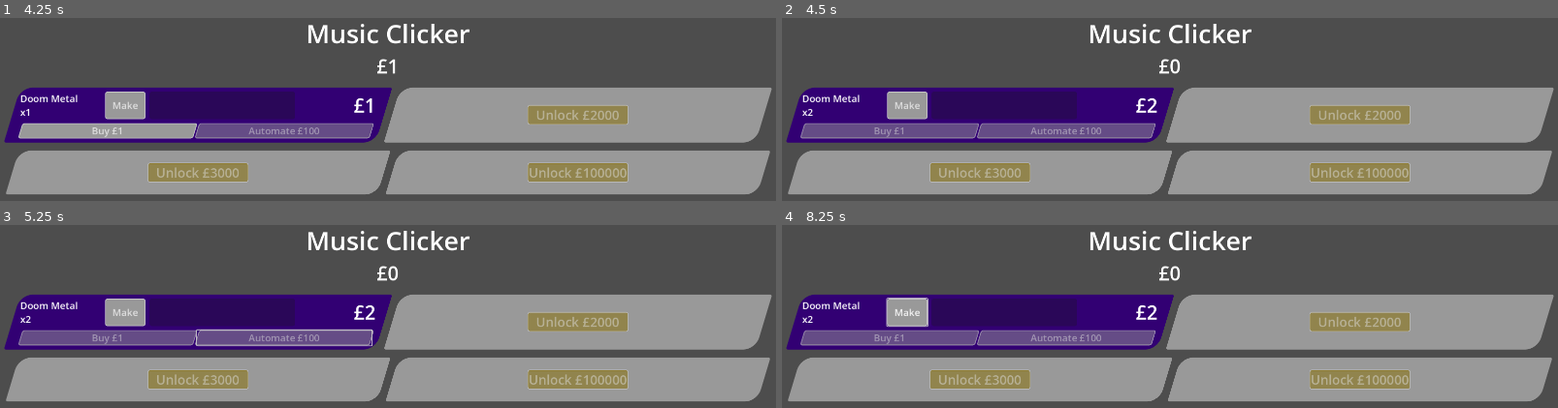
Above: before the commit, frames 1-4 (two rows, left to right).
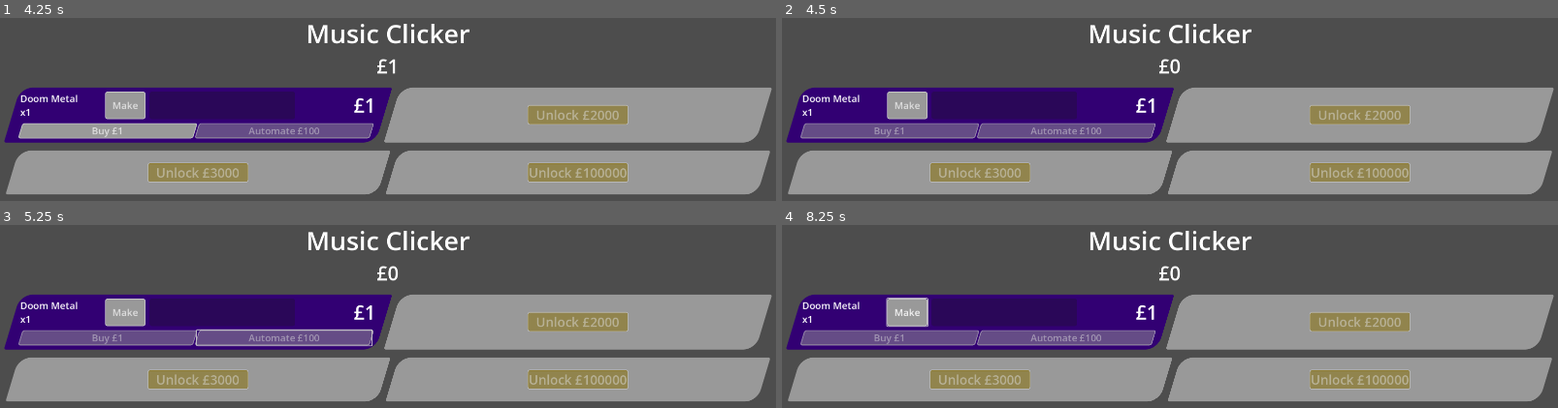
Above: after the commit, the same moments.

Repository: phrasmotica/music-clicker
Game: Godot game, scene res://game.tscn
The game is run twice, just before and just after one commit, with the same random seed, the same clock (stepped at 60 frames per second) and the same inputs.
Inputs (mouse positions are in pixels of both pictures, inside the frame that each line leads up to):
- Up to frame 1 (4.25 s): click "Make" at 0.5 s; tap Enter at 1.25 s; move the mouse to (outside the picture) at 1.27 s; hold D 1.28-2 s; hold Shift 1.28-2 s; click (outside the picture) at 1.42 s; drag from (outside the picture) to (outside the picture) at 2.02 s; move the mouse to (465, 129) at 2.77 s; hold D 2.78-3.5 s; tap Z at 2.85 s; drag from (outside the picture) to (155, 160) at 3.52 s
- Up to frame 2 (4.5 s): click "Buy £1" at 4.25 s
- Up to frame 3 (5.25 s): tap Space at 5 s; move the mouse to (outside the picture) at 5.02 s; hold Left from 5.03 s (still down); tap Tab at 5.1 s
- Up to frame 4 (8.25 s): release Left at 5.75 s; tap Enter at 5.75, 7.25 s; drag from (937, 367) to (1053, 323) at 5.77 s; tap Space at 6.5, 8 s; move the mouse to (outside the picture) at 6.52 s; hold Down 6.53-7.25 s; tap V at 6.6 s; click (outside the picture) at 6.67 s; drag from (1053, 323) to (outside the picture) at 7.27 s; move the mouse to (outside the picture) at 8.02 s; hold Up from 8.03 s (still down); tap Delete at 8.1 s

Frame 1 is identical in both runs. In frame 2, less than 0.1% of the frame differs, in the area x 3-49%, y 43-54%; in frame 3, less than 0.1%; in frame 4, less than 0.1%.

Commit message:
Create resource class for tracking a product and its amount

Diff:
--- a/game.tscn
+++ b/game.tscn
@@ -4,11 +4,31 @@
 [ext_resource type="PackedScene" uid="uid://c8fbl686cigy4" path="res://scenes/game_settings.tscn" id="2_hve3p"]
 [ext_resource type="Script" uid="uid://dk7g2nn2chkel" path="res://scripts/product_router.gd" id="3_khcq3"]
 [ext_resource type="PackedScene" uid="uid://cyoqo21jvvf6k" path="res://scenes/game_ui.tscn" id="4_fc0e3"]
-[ext_resource type="Script" uid="uid://0mt732luhuce" path="res://scripts/product.gd" id="4_vef74"]
+[ext_resource type="Script" uid="uid://bcvavtemnue5e" path="res://scripts/product_counter.gd" id="4_vef74"]
 [ext_resource type="Resource" uid="uid://cr3tni3ss8vvs" path="res://resources/product_doom_metal.tres" id="5_hve3p"]
 [ext_resource type="Resource" uid="uid://ceris41rue5kw" path="res://resources/product_noise_pop.tres" id="6_mfdv2"]
 [ext_resource type="Resource" uid="uid://c6t4cqq3uv8oq" path="res://resources/product_space_ambient.tres" id="7_iotsf"]
 [ext_resource type="Resource" uid="uid://fas0axhy8l1j" path="res://resources/product_progressive_rock.tres" id="8_lc2xo"]
+
+[sub_resource type="Resource" id="Resource_hve3p"]
+script = ExtResource("4_vef74")
+product = ExtResource("5_hve3p")
+metadata/_custom_type_script = "uid://bcvavtemnue5e"
+
+[sub_resource type="Resource" id="Resource_mfdv2"]
+script = ExtResource("4_vef74")
+product = ExtResource("6_mfdv2")
+metadata/_custom_type_script = "uid://bcvavtemnue5e"
+
+[sub_resource type="Resource" id="Resource_iotsf"]
+script = ExtResource("4_vef74")
+product = ExtResource("7_iotsf")
+metadata/_custom_type_script = "uid://bcvavtemnue5e"
+
+[sub_resource type="Resource" id="Resource_lc2xo"]
+script = ExtResource("4_vef74")
+product = ExtResource("8_lc2xo")
+metadata/_custom_type_script = "uid://bcvavtemnue5e"
 
 [node name="Game" type="Node2D" unique_id=958154176]
 script = ExtResource("1_vef74")
@@ -17,10 +37,7 @@
 
 [node name="ProductRouter" type="Node" parent="." unique_id=484492949]
 script = ExtResource("3_khcq3")
-products = Array[ExtResource("4_vef74")]([ExtResource("5_hve3p"), ExtResource("6_mfdv2"), ExtResource("7_iotsf"), ExtResource("8_lc2xo")])
-amounts = Dictionary[ExtResource("4_vef74"), int]({
-ExtResource("5_hve3p"): 1
-})
+products = Array[ExtResource("4_vef74")]([SubResource("Resource_hve3p"), SubResource("Resource_mfdv2"), SubResource("Resource_iotsf"), SubResource("Resource_lc2xo")])
 
 [node name="GameUI" parent="." unique_id=1581034653 node_paths=PackedStringArray("game_settings", "product_router") instance=ExtResource("4_fc0e3")]
 game_settings = NodePath("../GameSettings")
--- a/scripts/game_ui.gd
+++ b/scripts/game_ui.gd
@@ -69,7 +69,7 @@
 		else:
 			_product_meters[i].to_locked()
 
-func _inject_products(products: Array[Product]) -> void:
+func _inject_products(products: Array[ProductCounter]) -> void:
 	var product_count := products.size()
 	var meter_count := _product_meters.size()
 
@@ -77,7 +77,7 @@
 		var meter := _product_meters[i]
 
 		if product_count > i:
-			meter.product = products[i]
+			meter.product = products[i].product
 			meter.show()
 		else:
 			meter.product = null
--- /dev/null
+++ b/scripts/product_counter.gd
@@ -0,0 +1,24 @@
+@tool
+class_name ProductCounter
+extends Resource
+
+@export
+var product: Product:
+	set(value):
+		product = value
+
+		if product:
+			SignalHelper.persist(product.changed, emit_changed)
+
+		emit_changed()
+
+@export
+var amount: int = 0:
+	set(value):
+		amount = value
+
+		emit_changed()
+
+func add(count: int) -> int:
+	amount += count
+	return amount
--- a/scripts/product_router.gd
+++ b/scripts/product_router.gd
@@ -2,7 +2,7 @@
 class_name ProductRouter extends Node
 
 @export
-var products: Array[Product] = []:
+var products: Array[ProductCounter] = []:
 	set(value):
 		products = value
 
@@ -12,10 +12,7 @@
 
 		_emit_changed()
 
-@export
-var amounts: Dictionary[Product, int] = {}
-
-signal products_changed(products: Array[Product])
+signal products_changed(products: Array[ProductCounter])
 signal unlocked_product(product: Product, amount: int)
 signal bought_product(product: Product, amount: int, mult: float)
 
@@ -32,19 +29,18 @@
 	_emit_changed()
 
 func add_product(product: Product, amount: int) -> int:
-	if amounts.has(product):
-		amounts[product] += amount
-	else:
-		amounts[product] = amount
+	for c in products:
+		if c.product == product:
+			return c.add(amount)
 
-	return amounts[product]
+	return 0
 
 func _handle_product_unlocked(product: Product) -> void:
-	var new_amount := 1
+	for c in products:
+		if c.product == product:
+			c.add(1)
 
-	amounts[product] = new_amount
-
-	unlocked_product.emit(product, new_amount)
+			unlocked_product.emit(product, 1)
 
 func _handle_product_bought(product: Product) -> void:
 	var new_amount := add_product(product, 1)
Not shown, added: scripts/product_counter.gd.uid
